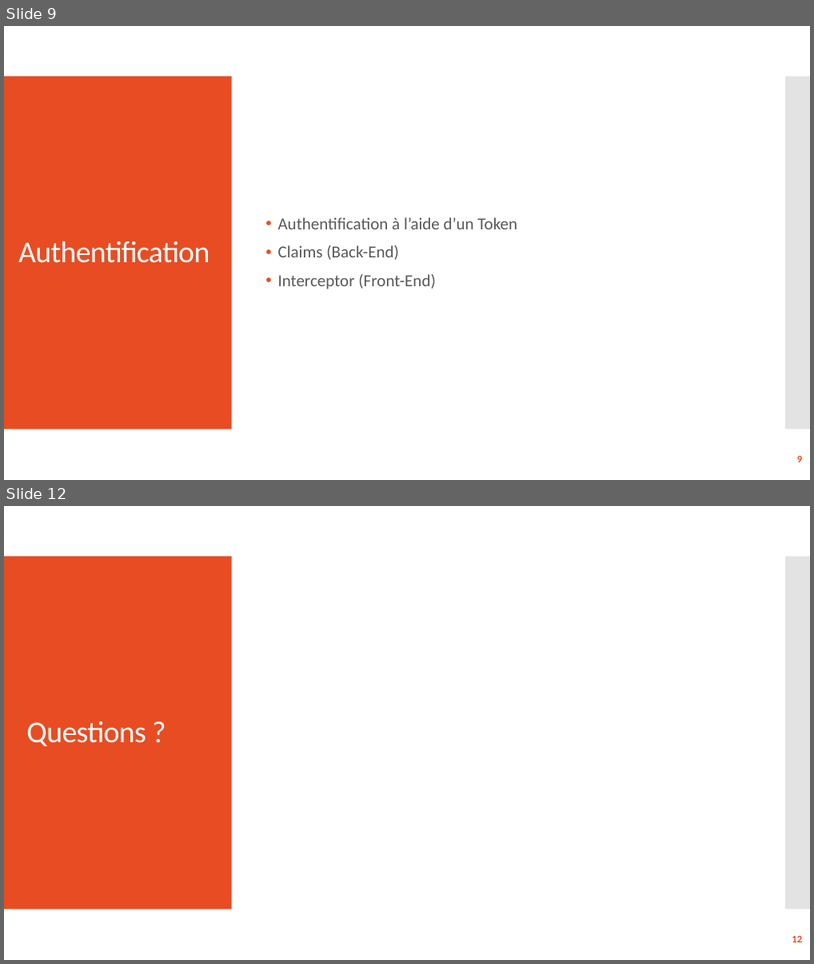
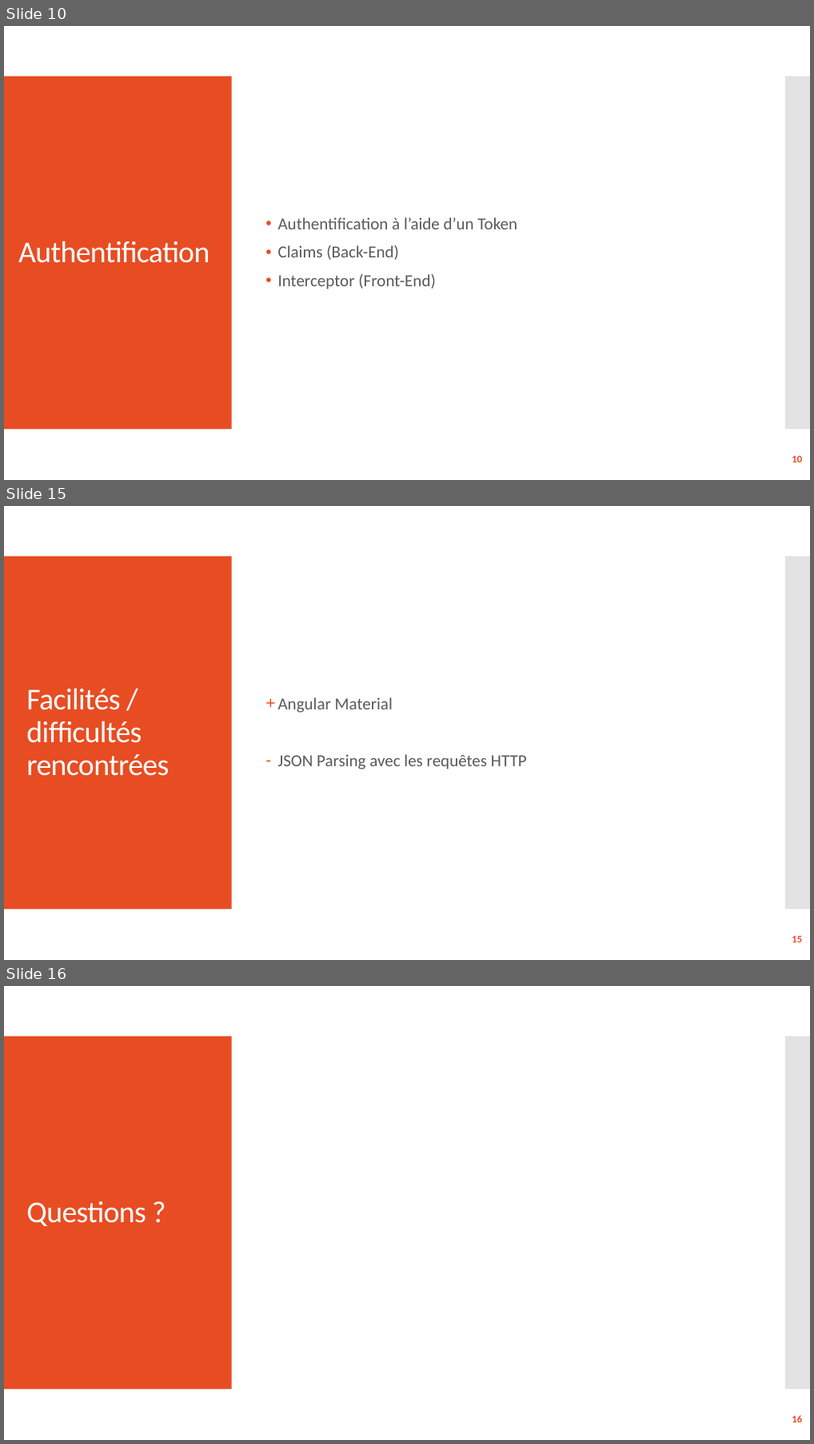
Before and after one commit to laurentksh/ICT-120_151, a slide deck: docs/presentation/ICT151-120_Presentation.pptx. Shown one above the other, each under a label of ours: slides 9 and 12 before the commit, slides 10, 15 and 16 after it; the slides between them are not shown. The pictures are 814x964 and 814x1444 pixels, drawn with LibreOffice and Linux fonts; fonts in the diff are those of the drawing. Boxes give left, top, right and bottom in pixels: in the first picture for what was removed or moved away, otherwise in the second. Text is boxed around its words. In the diff, an @@ line names an element or a change of style, - is before the commit and + after.

```diff
--- a/docs/presentation/ICT151-120_Presentation.pptx
+++ b/docs/presentation/ICT151-120_Presentation.pptx
@@ slide 15 added at [4, 506, 810, 960], background #FFFFFF; not listed: 2 template elements that a slide beside it also shows @@
@@ title added at [26, 688, 169, 776], 36 pt, text #FFFFFF @@
+Facilités / difficultés rencontrées
@@ text added at [278, 697, 527, 769], 20 pt, text #595959 @@
++ Angular Material
+– JSON Parsing avec les requêtes HTTP
@@ page number added at [792, 936, 802, 942], 12 pt, text #E84C22, bold @@
+15
@@ what was slide 9 is now slide 10 @@
@@ page number at [792, 455, 802, 462]: text changed @@
-9
+10
@@ what was slide 12 is now slide 16 @@
@@ page number at [792, 1415, 802, 1422]: text changed @@
-12
+16
```
Also in this commit, not shown: 3 slides changed, 3 other slides added.
